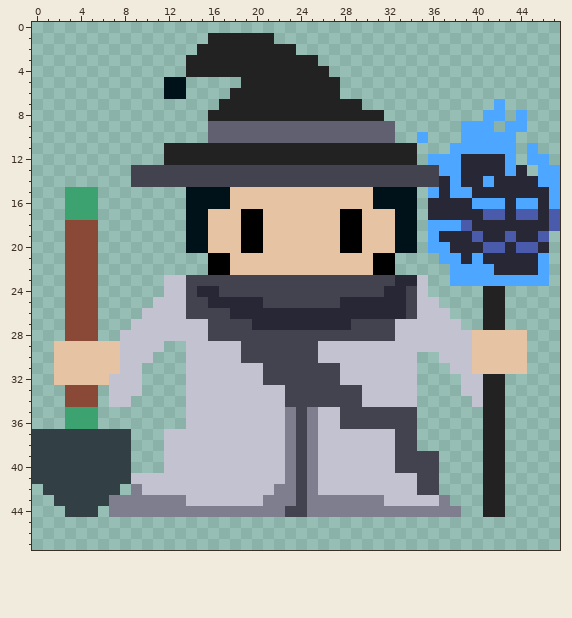
Two versions of one pixel-art sprite, assets/graphics/ld55_Player_New.png. That is the earlier state.
The file is 48x48 pixels.
New version:
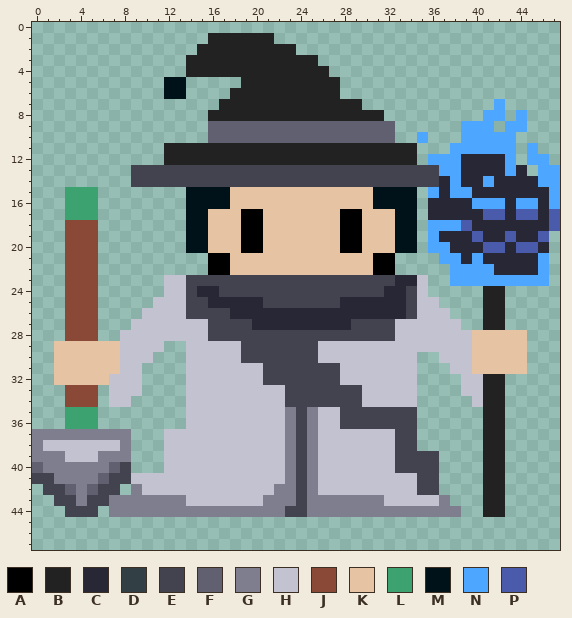
Palette (. is transparent): A #000000  B #222222  C #272736  D #323f44  E #43434f  F #606070  G #7e7e8f  H #c2c2d1  J #8a4836  K #e6c3a3  L #3ca370  M #001219  N #4da6ff  P #4b5bab
Change:
Colour D gives way to colour E in row 40 at x 8; in row 41 at x 0 to 1 and 7 to 8; in row 42 at x 1 to 2 and 6 to 7; in row 43 at x 2 to 3 and 5 to 6; in row 44 at x 3 to 5.
Colour D gives way to colour F in row 40 at x 0 and 7; in row 41 at x 6; in row 42 at x 3 and 5.
Colour D gives way to colour G in row 37 at x 0 to 8; in row 38 at x 0 and 8; in row 39 at x 0 to 2 and 6 to 8; in row 40 at x 1 to 6; in row 41 at x 2 to 5; in rows 42 to 43 at x 4.
Colour D gives way to colour H in row 38 at x 1 to 7; in row 39 at x 3 to 5.
Changed places in both pictures, as pixel boxes (x1, y1, x2, y2):
changed: (32, 429, 131, 517)
